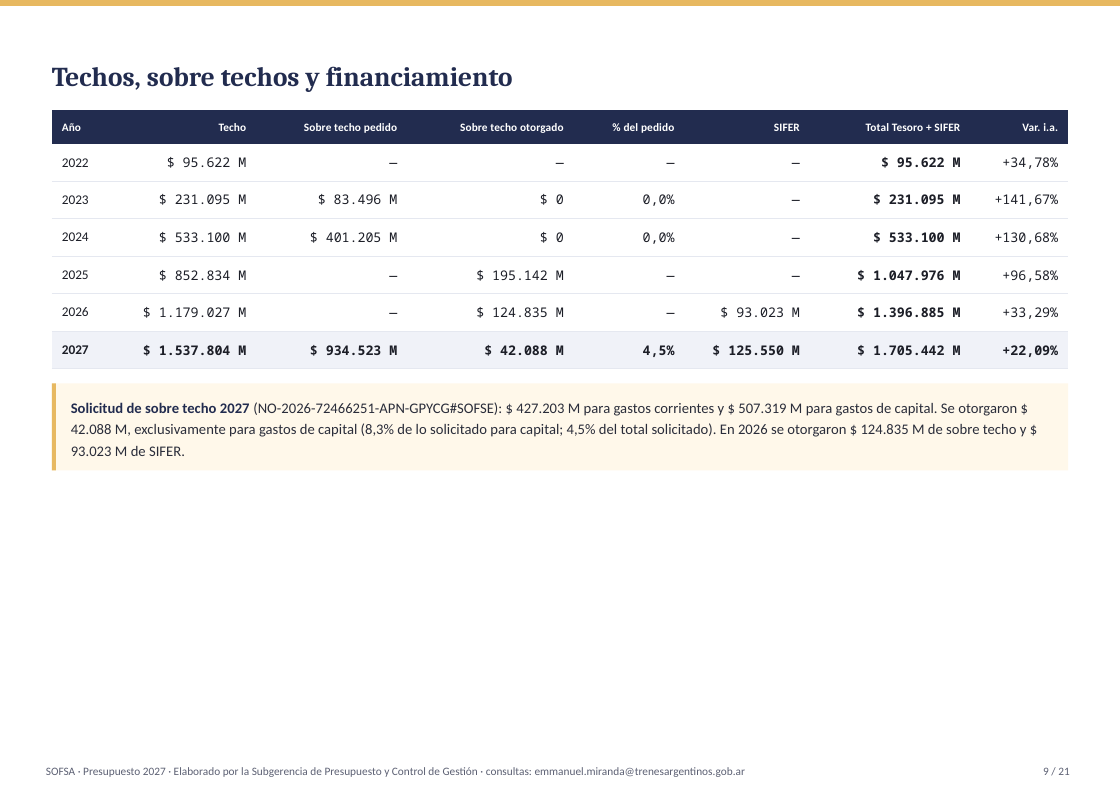
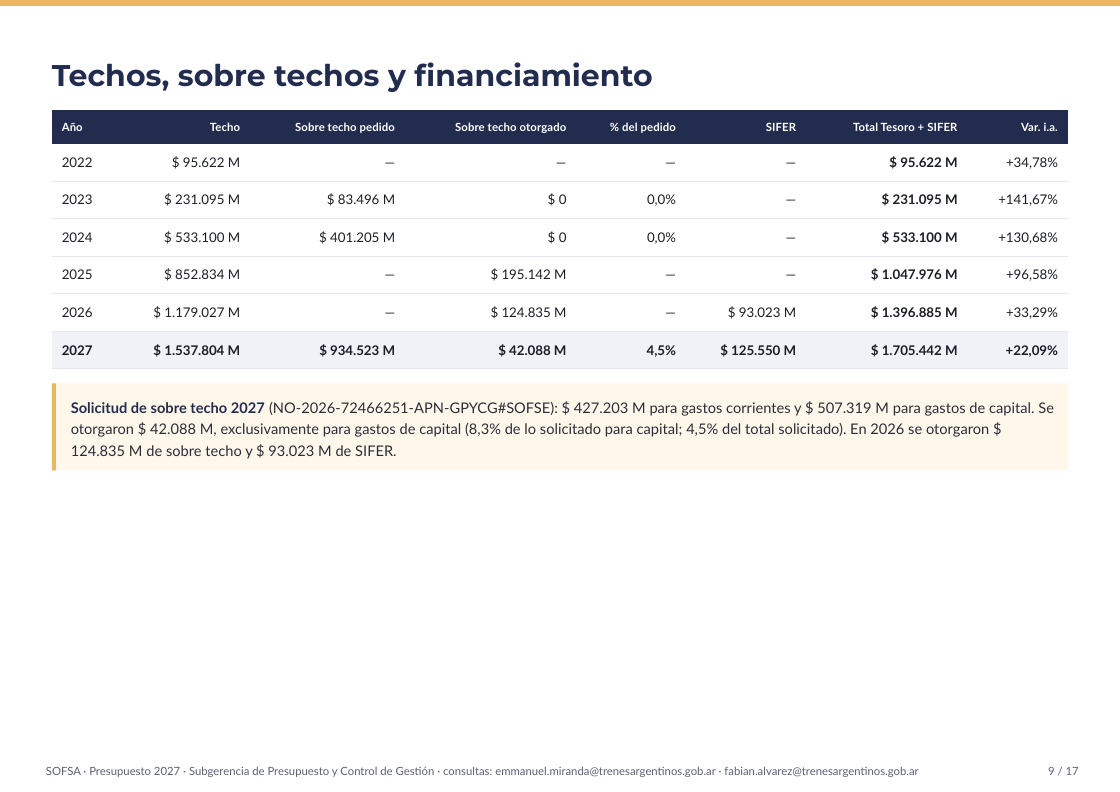
Before and after one commit to emiranda028/pluri_sofsa, a slide deck: slide 9 of Presupuesto_2027_SOFSA_presentacion.pptx. Drawn at 1120x792 pixels with LibreOffice and Linux fonts; fonts in the diff are those of the drawing. Boxes give left, top, right and bottom in pixels: in the first picture for what was removed or moved away, otherwise in the second. Text is boxed around its words. In the diff, an @@ line names an element or a change of style, - is before the commit and + after.

```diff
--- a/Presupuesto_2027_SOFSA_presentacion.pptx
+++ b/Presupuesto_2027_SOFSA_presentacion.pptx
@@ text "Techos, sobre techos y financiamiento" at [52,62,652,92]: size 20.5 to 22.5 pt, font Cambria to Montserrat @@
@@ table at [52,110,1068,361] @@
@@ font Calibri to Lato in "Año", "Techo", "Sobre techo pedido", "Sobre techo otorgado" and 10 more places @@
@@ font Noto Sans Mono to Lato in "$ 95.622 M", "—", "—", "—" and 38 more places @@
@@ text "Solicitud de sobre techo 2027 ..." at [71,402,1054,459]: font Calibri to Lato @@
@@ text at [46,766,918,777]: text changed; font Calibri to Lato @@
-SOFSA · Presupuesto 2027 · Elaborado por la Subgerencia de Presupuesto y Control de Gestión · consultas: emmanuel.miranda@trenesargentinos.gob.ar
+SOFSA · Presupuesto 2027 · Subgerencia de Presupuesto y Control de Gestión · consultas: emmanuel.miranda@trenesargentinos.gob.ar · fabian.alvarez@trenesargentinos.gob.ar
@@ text at [1048,767,1079,775]: text changed; font Calibri to Lato @@
-9 / 21
+9 / 17
```
Also in this commit, not shown: 16 other slides changed, 4 slides removed, 3 other files.
